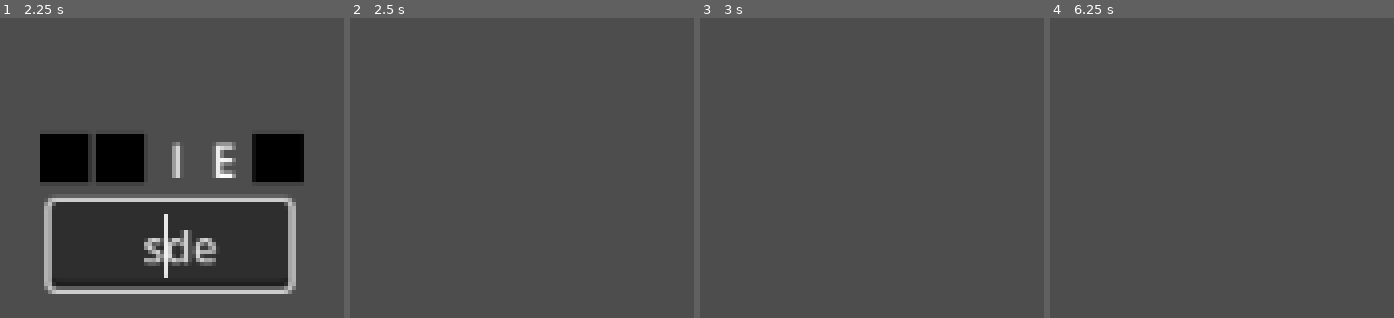
Above: before the commit, frames 1-4 (left to right).
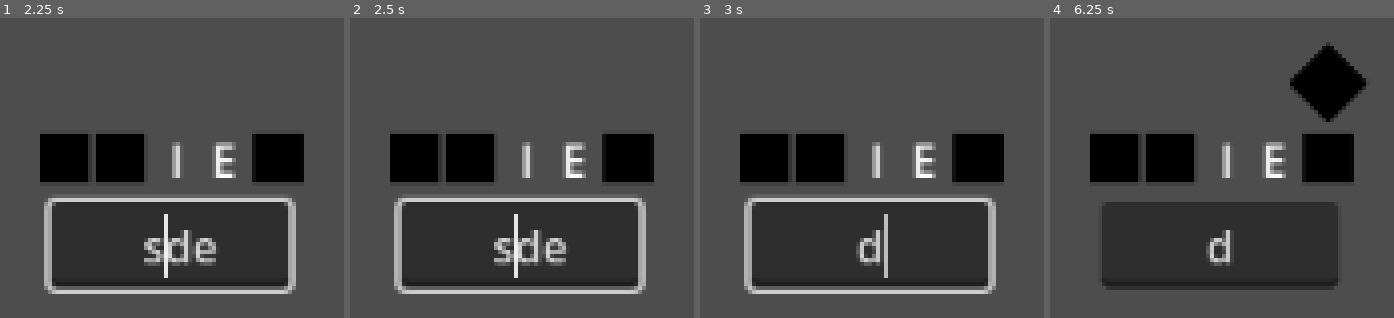
Above: after the commit, the same moments.

Repository: Eggsquisite/HeistHandler
Game: Godot game, scene res://scenes/word_game/word_game.tscn
Same seed, same stepped clock (60 frames per second), same inputs: the game is played once before the commit and once after it. This scene is started directly instead of the project's main scene.
Inputs (mouse positions are in pixels of both pictures, inside the frame that each line leads up to):
- Up to frame 1 (2.25 s): click (168, 213) at 0.52 s; type "12" at 0.6 s; tap Enter at 1.25 s; hold D (right) 1.28-2.03 s; tap E (interact) at 1.35 s; tap Space (lockpick) at 1.55, 2, 2.1 s; hold S (down) from 2.03 s (still down)
- Up to frame 2 (2.5 s): keep holding S (down); tap Shift (sneak) at 2.3 s
- Up to frame 3 (3 s): tap Enter at 2.75 s; release S (down) at 2.78 s; hold D (right) from 2.78 s (still down); hold Shift (sneak) from 2.78 s (still down)
- Up to frame 4 (6.25 s): tap Tab (switch_focus) at 3.05, 3.6, 6.05 s; tap Space (lockpick) at 3.5, 4.55, 5, 5.1 s; release D (right) at 3.53 s; release Shift (sneak) at 3.53 s; hold W (up) 3.53-4.28 s; tap E (interact) at 3.8, 4.35 s; tap Enter at 4.25 s; hold A (left) 4.28-5.78 s; tap Shift (sneak) at 5.3 s; hold S (down) from 5.78 s (still down); hold Shift (sneak) from 5.78 s (still down)

Frame 1 is identical in both runs. In frame 2, 30% of the frame differs, in the area x 11-89%, y 38-92%; in frame 3, 30%; in frame 4, 31%, in the area x 11-92%, y 8-91%.

Commit message:
more functionality added

Diff:
--- a/scenes/letter/letter.gd
+++ b/scenes/letter/letter.gd
@@ -8,10 +8,6 @@
 
 var is_hidden: bool = false
 
-func _process(delta: float) -> void:
-	if Input.is_action_just_pressed("lockpick") and is_hidden and has_focus():
-		begin_lockpick(1)
-
 
 func get_letter() -> Label:
 	return letter
@@ -20,12 +16,14 @@
 func hide_letter() -> void:
 	is_hidden = true
 	letter_cover.show()
+	focus_mode = FOCUS_ALL
 
 
 func show_letter() -> void:
 	is_hidden = false
 	selector.hide()
 	letter_cover.hide()
+	focus_next
 	# Play unlock sound
 
 
@@ -38,11 +36,14 @@
 func _on_focus_exited() -> void:
 	end_lockpick()
 	selector.hide()
+	if !is_hidden:
+		focus_mode = FOCUS_NONE
 
 
 func begin_lockpick(duration: float) -> void:
-	timer.start(duration)
-	# play unlocking sound
+	if is_hidden and has_focus():
+		timer.start(duration)
+		# play unlocking sound
 
 
 func end_lockpick() -> void:
--- a/scenes/letter/letter.tscn
+++ b/scenes/letter/letter.tscn
@@ -7,11 +7,12 @@
 anchors_preset = 15
 anchor_right = 1.0
 anchor_bottom = 1.0
+offset_left = 1.0
+offset_right = 1.0
 grow_horizontal = 2
 grow_vertical = 2
 size_flags_horizontal = 4
 size_flags_vertical = 4
-focus_mode = 2
 script = ExtResource("1_hrkep")
 
 [node name="Letter" type="Label" parent="."]
--- a/scenes/word_game/word_game.gd
+++ b/scenes/word_game/word_game.gd
@@ -12,7 +12,12 @@
 var letter_array: Array[String] = []
 
 var is_game_started: bool = false
-var tries: int = 3
+var control_focus: Control
+
+var tries: int = 0
+@export var tries_remaining: int = 3
+@export var time_to_pick: float = 1
+@export var multiplier_to_pick: float = 1.2
 
 # Called when the node enters the scene tree for the first time.
 func _ready() -> void:
@@ -22,22 +27,29 @@
 # Called every frame. 'delta' is the elapsed time since the previous frame.
 func _process(delta: float) -> void:
 	if Input.is_action_just_pressed("interact") and !is_game_started:
-		start_game(2)
+		start_minigame(2)
 
-	if Input.is_action_just_pressed("sneak"):
-		end_game()
 
 	if Input.is_action_just_pressed("switch_focus") and is_game_started:
-		if !line_edit.has_focus():
-			print("line_edit focus:%s" % line_edit.has_focus())
-			line_edit.grab_focus()
-			print("switching focus to line_edit")
-		else:
-			letter_containers[0].grab_focus()
-			print("switching focus to letter")
+		pass
+		#if !line_edit.has_focus():
+		#	print("line_edit focus:%s" % line_edit.has_focus())
+		#	line_edit.grab_focus()
+		#	print("switching focus to line_edit")
+		#elif line_edit.has_focus():
+		#	letter_containers[0].grab_focus()
+		#	print("switching focus to letter")
 
 
-func start_game(difficulty: int) -> void:
+	if Input.is_action_just_pressed("lockpick"):
+		control_focus = get_viewport().gui_get_focus_owner()
+		if control_focus != null and control_focus != line_edit:
+			control_focus.begin_lockpick(time_to_pick * (multiplier_to_pick * tries))
+			tries += 1
+
+
+func start_minigame(difficulty: int) -> void:
+	tries = 0
 	is_game_started = true
 	setup_line_edit(difficulty)
 
@@ -75,7 +87,7 @@
 	line_edit.max_length = diff + 3
 
 
-func end_game() -> void:
+func end_minigame() -> void:
 	is_game_started = false
 	line_edit.hide()
 	line_edit.show()
@@ -87,7 +99,11 @@
 func _on_line_edit_text_submitted(new_text: String) -> void:
 	if new_text == full_word:
 		print("Hooray! Correct word!")
-		end_game()
+		end_minigame()
 	else:
 		print("Boo! Wrong word!")
+		tries_remaining -= 1
 		line_edit.clear()
+		if tries_remaining <= 0:
+			print("Lock broken!")
+			end_minigame()
--- a/scenes/word_game/word_game.tscn
+++ b/scenes/word_game/word_game.tscn
@@ -19,11 +19,14 @@
 layout_mode = 2
 size_flags_horizontal = 4
 size_flags_vertical = 4
+focus_next = NodePath("../LineEdit")
+focus_previous = NodePath("../LineEdit")
 theme_override_constants/separation = 10
 
 [node name="LineEdit" type="LineEdit" parent="VBoxContainer"]
 layout_mode = 2
 size_flags_vertical = 4
+focus_next = NodePath("../Full Word Container")
 alignment = 1
 max_length = 5
 caret_blink = true
